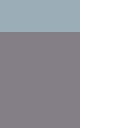
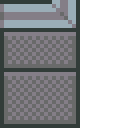
Two versions of the same layered image (w=128, h=128). Layer-by-layer changes:
painted on "Cubicle" over [left=0, top=0, right=80, bottom=128]
